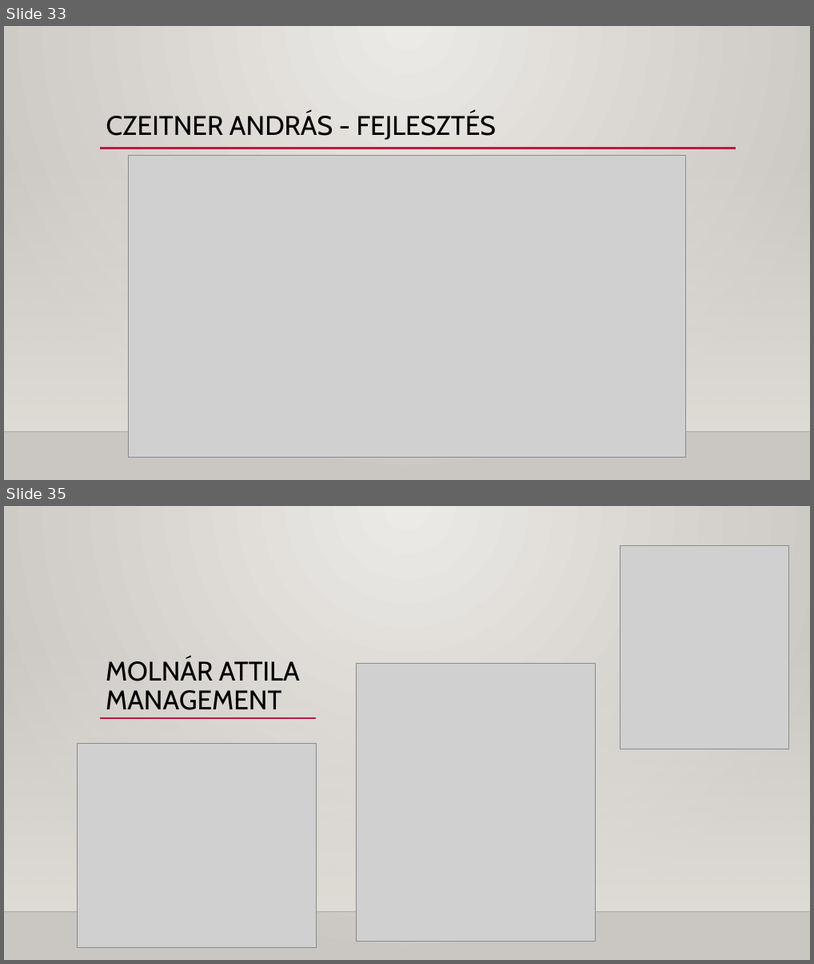
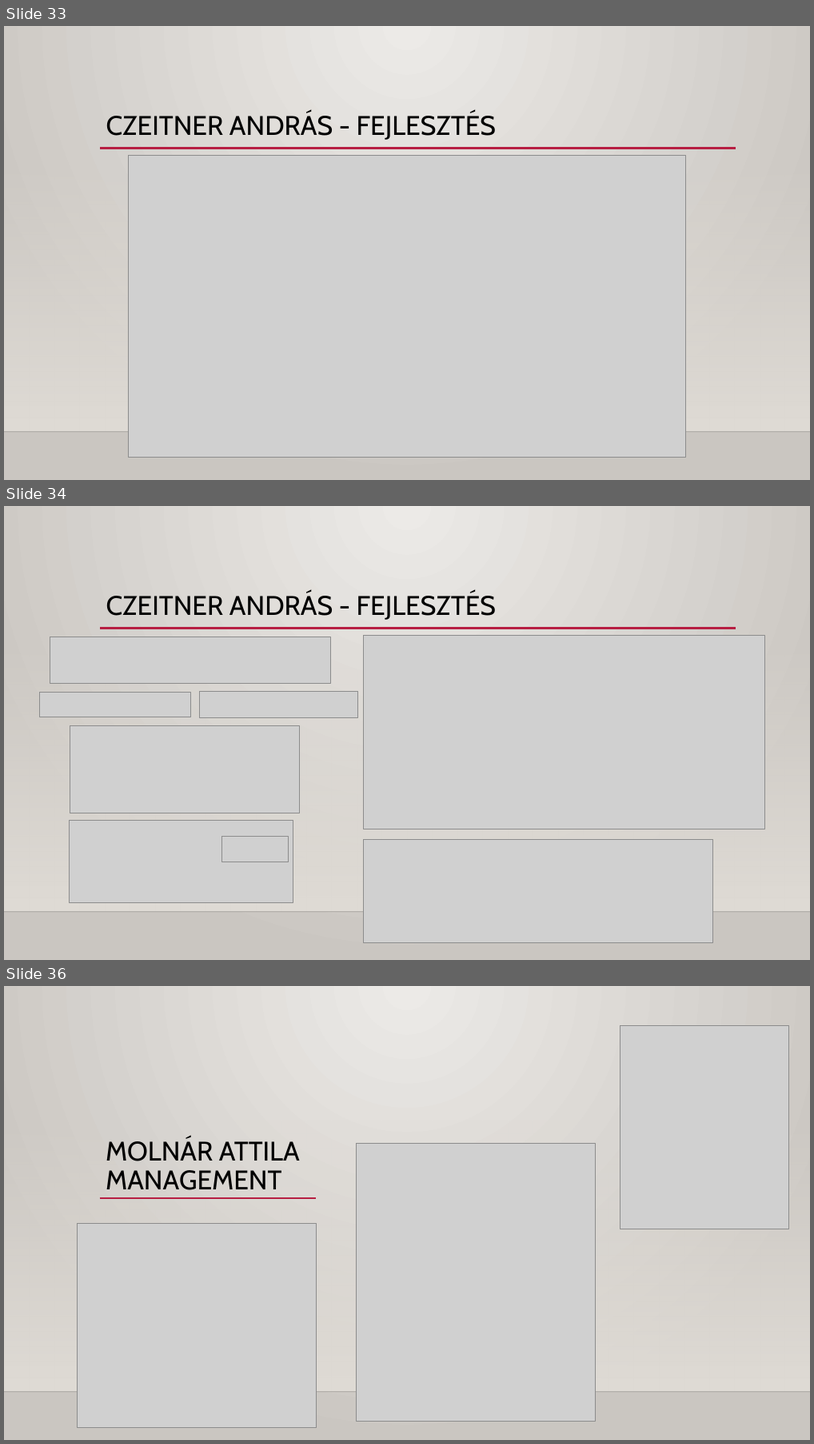
Before and after one commit to Dlevy004/kanban-webapp, a slide deck: Kanban webapp - Buborék együttes.pptx. Shown one above the other, each under a label of ours: slides 33 and 35 before the commit, slides 33, 34 and 36 after it; the slides between them are not shown. The pictures are 814x964 and 814x1444 pixels, drawn with LibreOffice and Linux fonts; fonts in the diff are those of the drawing; grey boxes stand for pictures; background and template pictures are left out. Boxes give left, top, right and bottom in pixels: in the first picture for what was removed or moved away, otherwise in the second. Text is boxed around its words. In the diff, an @@ line names an element or a change of style, - is before the commit and + after.

```diff
--- a/Kanban webapp - Buborék együttes.pptx
+++ b/Kanban webapp - Buborék együttes.pptx
@@ slide 34 added at bbox=[4, 506, 810, 960], background gradient #ECEAE7 to #CAC7C1; not listed: 3 template elements that a slide beside it also shows @@
@@ title added at bbox=[106, 592, 496, 620], 32 pt, text #000000 @@
+CZEITNER ANDRÁS - FEJLESZTÉS
@@ picture added at bbox=[50, 636, 330, 683] @@
@@ picture added at bbox=[363, 636, 765, 828] @@
@@ picture added at bbox=[39, 692, 191, 717] @@
@@ picture added at bbox=[200, 691, 358, 717] @@
@@ picture added at bbox=[70, 725, 300, 813] @@
@@ picture added at bbox=[70, 820, 293, 902] @@
@@ picture added at bbox=[222, 836, 289, 862] @@
@@ picture added at bbox=[364, 840, 714, 942] @@
@@ what was slide 35 is now slide 36 @@
```
Also in this commit, not shown: 1 slide changed.
